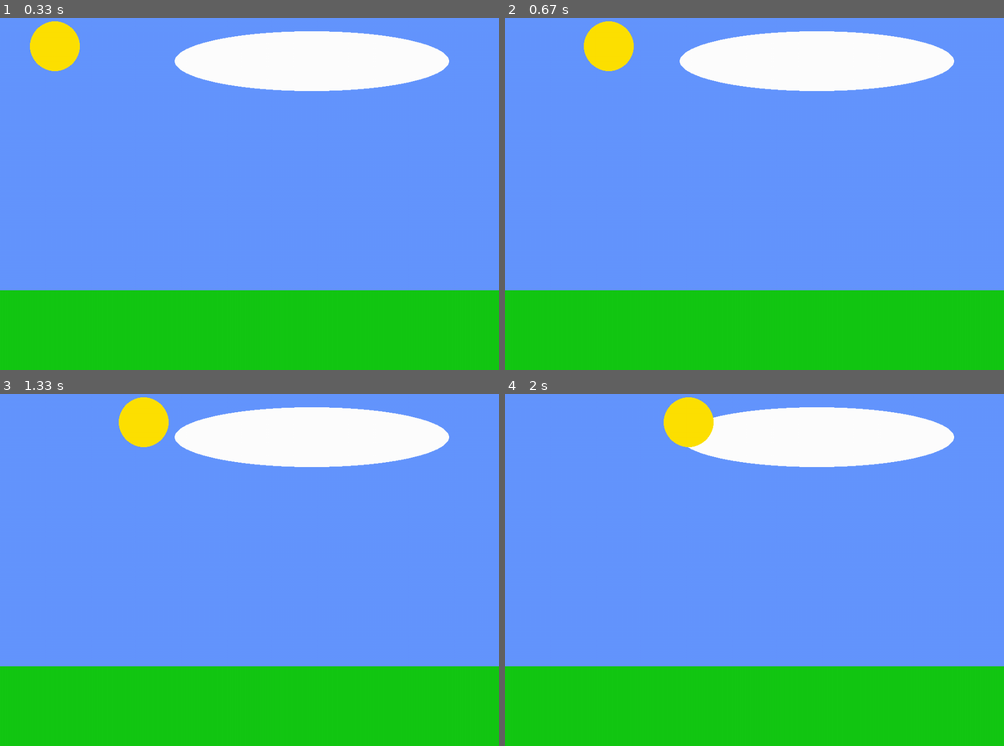
Above: before the commit, frames 1-4 (two rows, left to right).
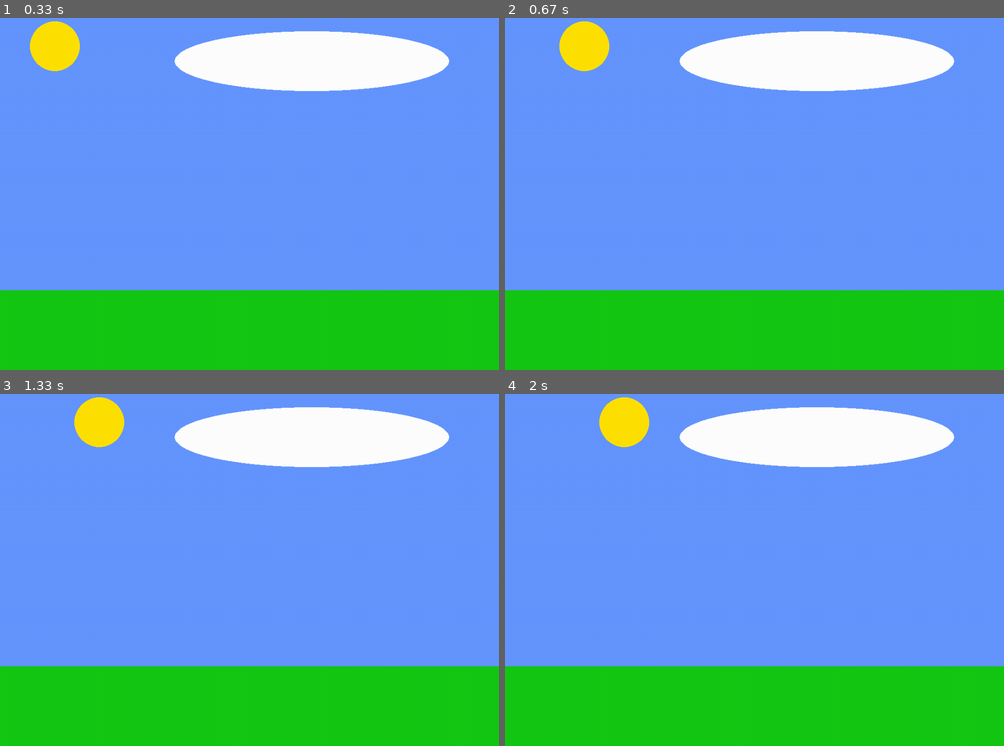
Above: after the commit, the same moments.

Repository: Roboticstristan/CompPhysics
Game: pygame game, started from Unit 1/BobRossDay.py
The game is run twice, just before and just after one commit, with the same random seed, the same clock (stepped at 60 frames per second) and the same inputs.
Inputs:
- Up to frame 1 (0.33 s): no input
- Up to frame 2 (0.67 s): tap Space at 0.33 s
- Up to frame 3 (1.33 s): no input
- Up to frame 4 (2 s): no input

Frame 1 is identical in both runs. In frame 2, 1.4% of the frame differs, in the area x 10-26%, y 0-16%; in frame 3, 2.2%; in frame 4, 2.3%, in the area x 18-42%, y 0-16%.

Commit message:
ball moves better

Diff:
--- a/Unit 1/BobRossDay.py
+++ b/Unit 1/BobRossDay.py
@@ -26,7 +26,7 @@
         if i.type == pygame.KEYDOWN:
             if i.key == pygame.K_SPACE :
                 while sun.centerx != screenW - sun.width/2:
-                    rate = 2
+                    rate = 1
                     canvas.fill((100,150,255))
                     posx = sun.centerx + rate
                     posy = sun.centery
--- a/learning pygame with snake/snake.py
+++ b/learning pygame with snake/snake.py
@@ -0,0 +1,9 @@
+x = 0
+total = 0
+hours = 0
+while hours < 100:
+    total += x
+    hours += 1
+    print(total,hours)
+    x = 0.5*hours
+print(total,hours)
